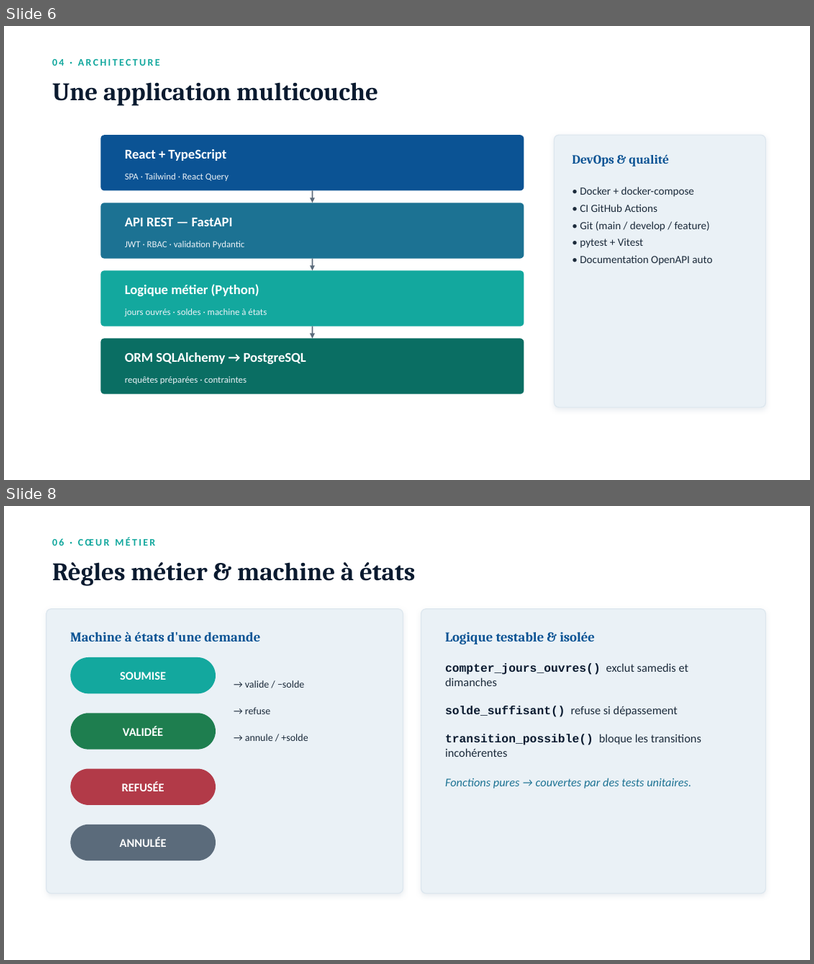
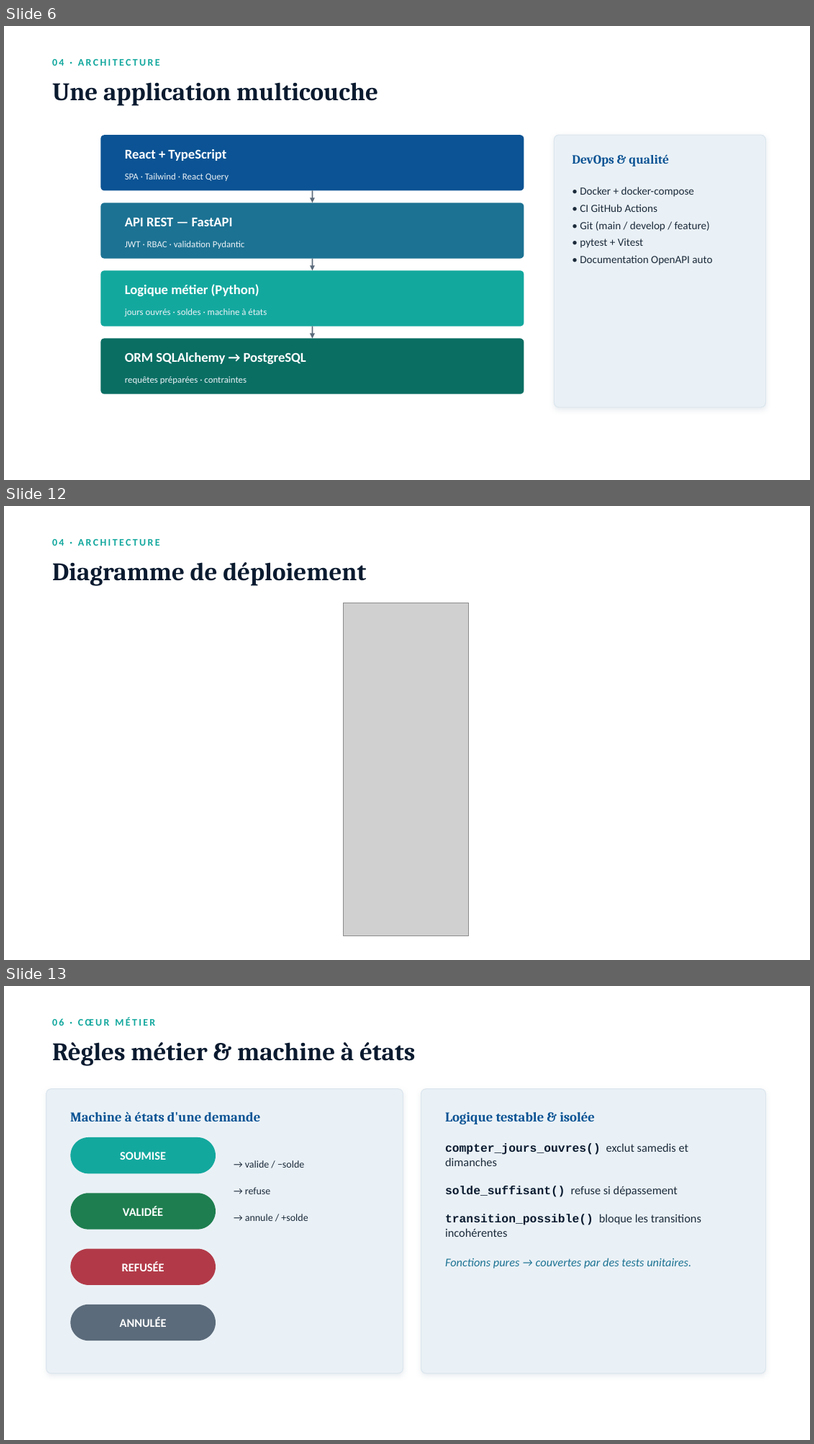
Before and after one commit to glo007/congesflow, a slide deck: livrables/Presentation_Soutenance_CongesFlow.pptx. Shown one above the other, each under a label of ours: slides 6 and 8 before the commit, slides 6, 12 and 13 after it; the slides between them are not shown. The pictures are 814x964 and 814x1444 pixels, drawn with LibreOffice and Linux fonts; fonts in the diff are those of the drawing; grey boxes stand for pictures. Boxes give left, top, right and bottom in pixels: in the first picture for what was removed or moved away, otherwise in the second. Text is boxed around its words. In the diff, an @@ line names an element or a change of style, - is before the commit and + after.

Commit message:
Enrichit les livrables : diagrammes rendus en PNG et dossiers détaillés
- Rendu des 10 diagrammes UML/Merise en PNG (docs/diagrammes/render.py
  via mermaid.ink et plantuml.com) dans docs/diagrammes/images/.
- Mémoire (Dossier Projet) fortement étoffé (~1060 paragraphes) :
  cas d'utilisation détaillés, dictionnaire de données, normalisation,
  endpoints API, mapping OWASP Top 10, gestion de projet agile,
  plan de tests, veille, glossaire, extraits de code et diagrammes intégrés.
- Dossier Professionnel enrichi (code + diagrammes par activité-type).
- PowerPoint : ajout de slides de diagrammes (19 slides).
- Nouveau document de présentation du projet pour l'encadrant.

```diff
--- a/livrables/Presentation_Soutenance_CongesFlow.pptx
+++ b/livrables/Presentation_Soutenance_CongesFlow.pptx
@@ slide 12 added at (4,506,810,960), background #FFFFFF @@
@@ text added at (52,539,160,546), 12 pt, text #13A89E, bold @@
+04 · ARCHITECTURE
@@ text added at (52,562,366,586), 30 pt, text #0A1A2F, bold @@
+Diagramme de déploiement
@@ picture added at (343,602,469,936) @@
@@ what was slide 8 is now slide 13 @@
```
Also in this commit, not shown: 1 slide changed, 4 other slides added, 20 other files.
